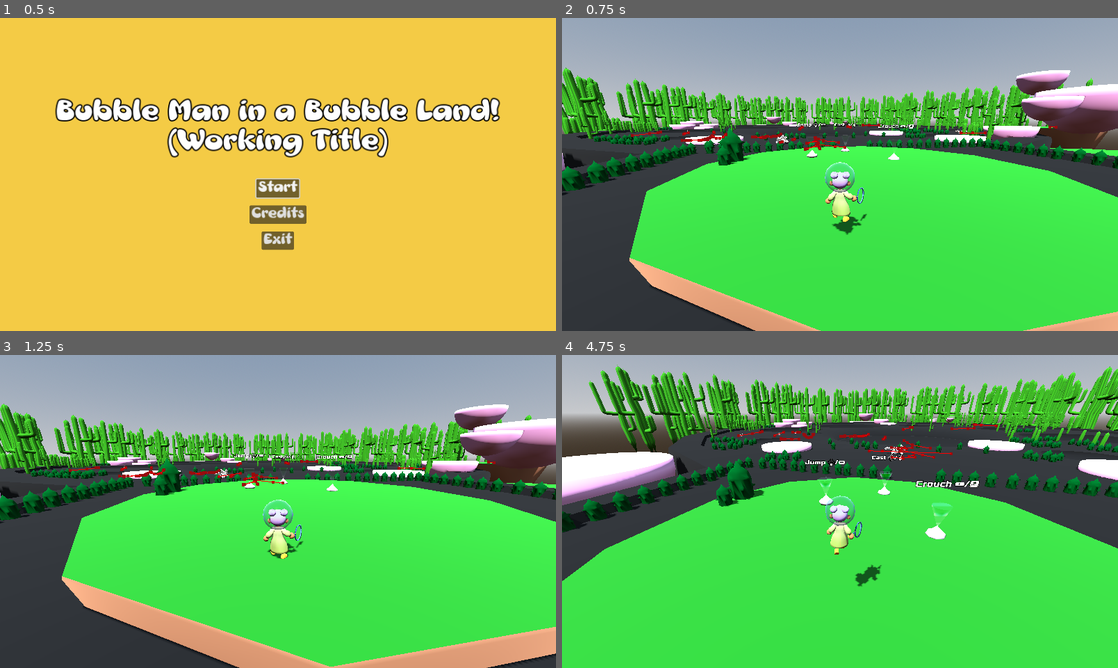
Above: before the commit, frames 1-4 (two rows, left to right).
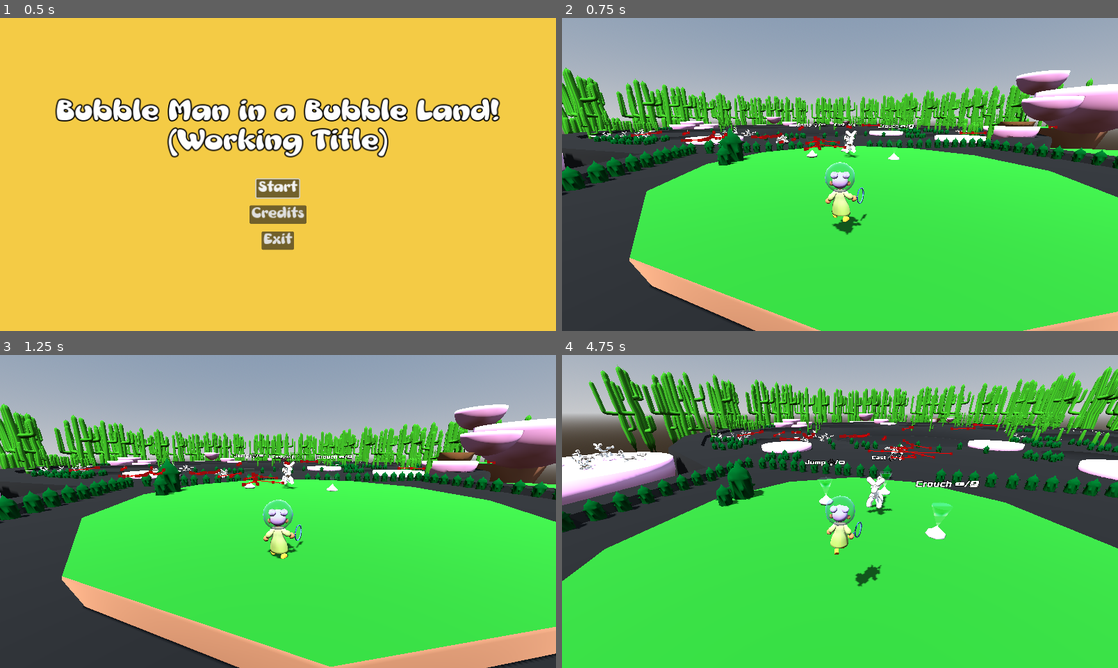
Above: after the commit, the same moments.

Repository: Gertkeno/GGJ2025
Game: Godot game, scene res://main_menu.tscn
The game is run twice, just before and just after one commit, with the same random seed, the same clock (stepped at 60 frames per second) and the same inputs.
Inputs (mouse positions are in pixels of both pictures, inside the frame that each line leads up to):
- Up to frame 1 (0.5 s): no input
- Up to frame 2 (0.75 s): click "Start" at 0.5 s
- Up to frame 3 (1.25 s): no input
- Up to frame 4 (4.75 s): move the mouse to (962, 495) at 1.27 s; press the mouse at (962, 495) at 1.28 s; hold Right (right) 1.28-2.03 s; tap Space (jump) at 1.52, 2.27, 3.77, 4.52 s; move the mouse to (812, 511) at 2.02 s; release the mouse at (812, 511) at 2.03 s; hold Up (forward) from 2.03 s (still down); tap Shift (crouch) at 2.1, 3.6 s; move the mouse to (851, 505) at 2.77 s; press the mouse at (851, 505) at 2.78 s; move the mouse to (834, 517) at 3.52 s; release the mouse at (834, 517) at 3.53 s; move the mouse to (878, 514) at 4.27 s; press the mouse at (878, 514) at 4.28 s

Frame 1 is identical in both runs. In frame 2, 0.3% of the frame differs, in the area x 4-86%, y 32-45%; in frame 3, 0.4%; in frame 4, 0.6%, in the area x 0-98%, y 20-52%.

Commit message:
FInal Update with UV map textures
will texture later

Diff:
--- a/Alex Test Junk/Map playground/Main.tscn
+++ b/Alex Test Junk/Map playground/Main.tscn
@@ -10,21 +10,22 @@
 [ext_resource type="PackedScene" uid="uid://uxv0qovjaeat" path="res://Environment/Cactus_TallArms.tscn" id="6_nfy6x"]
 [ext_resource type="PackedScene" uid="uid://crjbyid8mhpo2" path="res://Environment/Cactus_Single.tscn" id="7_dtur1"]
 [ext_resource type="PackedScene" uid="uid://qitdvbwsg26m" path="res://Environment/Cactus_SIngle_Cluster.tscn" id="9_wqgu7"]
+[ext_resource type="PackedScene" uid="uid://ca5myhyvxhckh" path="res://Alex Test Junk/floating_platform.tscn" id="11_lc8ds"]
 
 [sub_resource type="ConvexPolygonShape3D" id="ConvexPolygonShape3D_dx1ly"]
 points = PackedVector3Array(-0.00114489, -0.000595093, -5.8471, -0.00114489, 0.0172, -5.73492, 1.11837, 0.0172, -5.6250 …(8515 unchanged characters)…
 
+[sub_resource type="BoxShape3D" id="BoxShape3D_maklq"]
+size = Vector3(8, 1, 8)
+
+[sub_resource type="StandardMaterial3D" id="StandardMaterial3D_87k3a"]
+albedo_color = Color(0.571918, 0.39397, 0.289686, 1)
+
+[sub_resource type="StandardMaterial3D" id="StandardMaterial3D_xp6ic"]
+albedo_color = Color(0.0797454, 0.441318, 0.0867042, 1)
+
 [sub_resource type="BoxMesh" id="BoxMesh_r84id"]
 size = Vector3(8, 1, 8)
-
-[sub_resource type="BoxShape3D" id="BoxShape3D_maklq"]
-size = Vector3(8, 1, 8)
-
-[sub_resource type="StandardMaterial3D" id="StandardMaterial3D_87k3a"]
-albedo_color = Color(0.571918, 0.39397, 0.289686, 1)
-
-[sub_resource type="StandardMaterial3D" id="StandardMaterial3D_xp6ic"]
-albedo_color = Color(0.0797454, 0.441318, 0.0867042, 1)
 
 [node name="Node3D" type="Node3D"]
 
@@ -230,10 +231,6 @@
 transform = Transform3D(1, 1.86265e-09, 1.86265e-09, -3.72529e-09, 1, 0, 0, 0, 1, -0.0205154, -3.33576, -22.9617)
 collision_layer = 2
 collision_mask = 40
-
-[node name="MeshInstance3D" type="MeshInstance3D" parent="MapFloatIsland28/AnimatableBody3D"]
-mesh = SubResource("BoxMesh_r84id")
-skeleton = NodePath("../CollisionShape3D")
 
 [node name="CollisionShape3D" type="CollisionShape3D" parent="MapFloatIsland28/AnimatableBody3D"]
 shape = SubResource("BoxShape3D_maklq")
@@ -695,10 +692,6 @@
 collision_layer = 2
 collision_mask = 40
 
-[node name="MeshInstance3D" type="MeshInstance3D" parent="AnimatableBody3D"]
-mesh = SubResource("BoxMesh_r84id")
-skeleton = NodePath("../CollisionShape3D")
-
 [node name="CollisionShape3D" type="CollisionShape3D" parent="AnimatableBody3D"]
 shape = SubResource("BoxShape3D_maklq")
 
@@ -847,4 +840,25 @@
 [node name="Node3D63" parent="." instance=ExtResource("6_nfy6x")]
 transform = Transform3D(0.571888, 0, 0.820332, 0, 1, 0, -0.820332, 0, 0.571888, -26.4498, 9.34326, -27.4187)
 
+[node name="FloatingPlatform" parent="." instance=ExtResource("11_lc8ds")]
+transform = Transform3D(1, 0, 0, 0, 1, 0, 0, 0, 1, -53, 13.8054, -142)
+
+[node name="PointA" parent="FloatingPlatform" index="0"]
+transform = Transform3D(1, 0, 0, 0, 1, 0, 0, 0, 1, 0, 7.74033, 0)
+
+[node name="FloatingPlatform2" parent="." instance=ExtResource("11_lc8ds")]
+transform = Transform3D(1, 0, 0, 0, 1, 0, 0, 0, 1, -21.396, 5.86293, 25.8597)
+
+[node name="PointB" parent="FloatingPlatform2" index="1"]
+transform = Transform3D(1, 0, 0, 0, 1, 0, 0, 0, 1, -14.6813, 0, 4.59531)
+
+[node name="FloatingPlatform3" parent="." instance=ExtResource("11_lc8ds")]
+transform = Transform3D(1, 0, 0, 0, 1, 0, 0, 0, 1, -28.7867, 12.9821, 34.7806)
+
+[node name="PointB" parent="FloatingPlatform3" index="1"]
+transform = Transform3D(1, 0, 0, 0, 1, 0, 0, 0, 1, -13.4872, 0, -1.78453)
+
 [editable path="Map_Main_2"]
+[editable path="FloatingPlatform"]
+[editable path="FloatingPlatform2"]
+[editable path="FloatingPlatform3"]
--- /dev/null
+++ b/PassiveBeast/Passive_Beast_Herd.tscn
@@ -0,0 +1,23 @@
+[gd_scene load_steps=2 format=3 uid="uid://blw0gytu68u82"]
+
+[ext_resource type="PackedScene" uid="uid://cnhgr7fee8oqu" path="res://PassiveBeast/passive_beast.tscn" id="1_m8iet"]
+
+[node name="Node3D" type="Node3D"]
+
+[node name="PassiveBeast" parent="." instance=ExtResource("1_m8iet")]
+transform = Transform3D(0.671216, 0, 0.741262, 0, 1, 0, -0.741262, 0, 0.671216, -4.4334, 0, 0.214852)
+
+[node name="PassiveBeast2" parent="." instance=ExtResource("1_m8iet")]
+transform = Transform3D(-0.583726, 0, 0.811951, 0, 1, 0, -0.811951, 0, -0.583726, 2.15184, 0, -0.76421)
+
+[node name="PassiveBeast3" parent="." instance=ExtResource("1_m8iet")]
+transform = Transform3D(-0.999842, 0, -0.017749, 0, 1, 0, 0.017749, 0, -0.999842, -1.14619, 0, -4.05569)
+
+[node name="PassiveBeast4" parent="." instance=ExtResource("1_m8iet")]
+transform = Transform3D(0.872803, 0, 0.488073, 0, 1, 0, -0.488073, 0, 0.872803, 0.0873394, 0.959958, 5.16353)
+
+[node name="PassiveBeast5" parent="." instance=ExtResource("1_m8iet")]
+transform = Transform3D(0.768004, 0, -0.640445, 0, 1, 0, 0.640445, 0, 0.768004, -4.69083, 0, 5.54162)
+
+[node name="PassiveBeast6" parent="." instance=ExtResource("1_m8iet")]
+transform = Transform3D(0.888769, 0, -0.458355, 0, 1, 0, 0.458355, 0, 0.888769, 2.52536, -4.76837e-07, 3.84217)
--- a/bubble_world_map.tscn
+++ b/bubble_world_map.tscn
@@ -10,6 +10,8 @@
 [ext_resource type="AudioStream" uid="uid://b037a5psk1fow" path="res://Audio/Ambient/SFX_Ambi_Bed.wav" id="5_gu4s6"]
 [ext_resource type="PackedScene" uid="uid://cwb6jcc1488gx" path="res://SkittishBeast/SKittish_Beast_Herd.tscn" id="9_vmhyp"]
 [ext_resource type="PackedScene" uid="uid://lgyoq0xx03pq" path="res://SkittishBeast/skittish_beast.tscn" id="10_x1135"]
+[ext_resource type="PackedScene" uid="uid://cnhgr7fee8oqu" path="res://PassiveBeast/passive_beast.tscn" id="11_k0jlp"]
+[ext_resource type="PackedScene" uid="uid://blw0gytu68u82" path="res://PassiveBeast/Passive_Beast_Herd.tscn" id="12_f60bv"]
 
 [sub_resource type="ProceduralSkyMaterial" id="ProceduralSkyMaterial_8syn1"]
 sky_horizon_color = Color(0.64625, 0.65575, 0.67075, 1)
@@ -357,3 +359,30 @@
 [node name="DefenseBeast4" parent="." node_paths=PackedStringArray("default_curve") instance=ExtResource("4_7jfbh")]
 transform = Transform3D(1, 0, 0, 0, 1, 0, 0, 0, 1, -54.7619, -0.109945, 174.504)
 default_curve = NodePath("../in da back 3")
+
+[node name="PassiveBeast" parent="." instance=ExtResource("11_k0jlp")]
+transform = Transform3D(1, 0, 0, 0, 1, 0, 0, 0, 1, -9, 1, 20.494)
+
+[node name="Node3D5" parent="." instance=ExtResource("12_f60bv")]
+transform = Transform3D(1, 0, 0, 0, 1, 0, 0, 0, 1, 37.2453, -0.48839, 23.8881)
+
+[node name="Node3D6" parent="." instance=ExtResource("12_f60bv")]
+transform = Transform3D(1, 0, 0, 0, 1, 0, 0, 0, 1, 18.4227, -1.16384, 69.224)
+
+[node name="Node3D7" parent="." instance=ExtResource("12_f60bv")]
+transform = Transform3D(0.184535, 0, -0.982826, 0, 1, 0, 0.982826, 0, 0.184535, 45.1301, -1.1137, 65.9394)
+
+[node name="Node3D8" parent="." instance=ExtResource("12_f60bv")]
+transform = Transform3D(1, 0, 0, 0, 1, 0, 0, 0, 1, -65.6285, -4.78217, 100.44)
+
+[node name="Node3D9" parent="." instance=ExtResource("12_f60bv")]
+transform = Transform3D(1, 0, 0, 0, 1, 0, 0, 0, 1, -78.2217, -1.1137, 133.987)
+
+[node name="Node3D10" parent="." instance=ExtResource("12_f60bv")]
+transform = Transform3D(1, 0, 0, 0, 1, 0, 0, 0, 1, -83.2753, -1.1137, 121.814)
+
+[node name="PassiveBeast2" parent="." instance=ExtResource("11_k0jlp")]
+transform = Transform3D(1, 0, 0, 0, 1, 0, 0, 0, 1, -55.4979, -1.1137, 125.45)
+
+[node name="PassiveBeast3" parent="." instance=ExtResource("11_k0jlp")]
+transform = Transform3D(-0.151175, 0, -0.988507, 0, 1, 0, 0.988507, 0, -0.151175, -47.5082, -1.23703, 93.1456)
Binary file added: Alex Test Junk/Map Texture/UV Map.png
Not shown, added: Alex Test Junk/Map Texture/UV Map.png.import
Not shown: 1 places in Alex Test Junk/Map playground/Main.tscn that only renumber resources
Binary file changed: Environment/Map Files/Map_Main_2.FBX
Not shown: 1 places in bubble_world_map.tscn that only renumber resources
